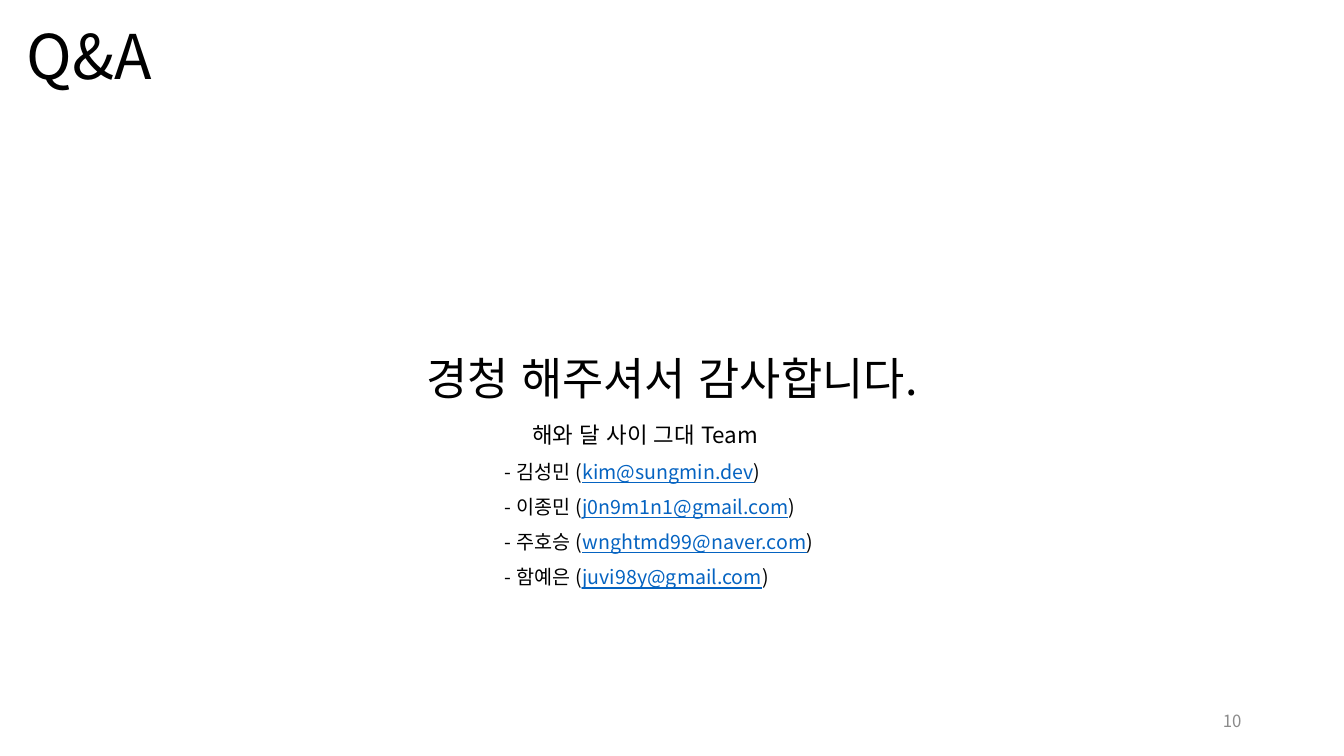
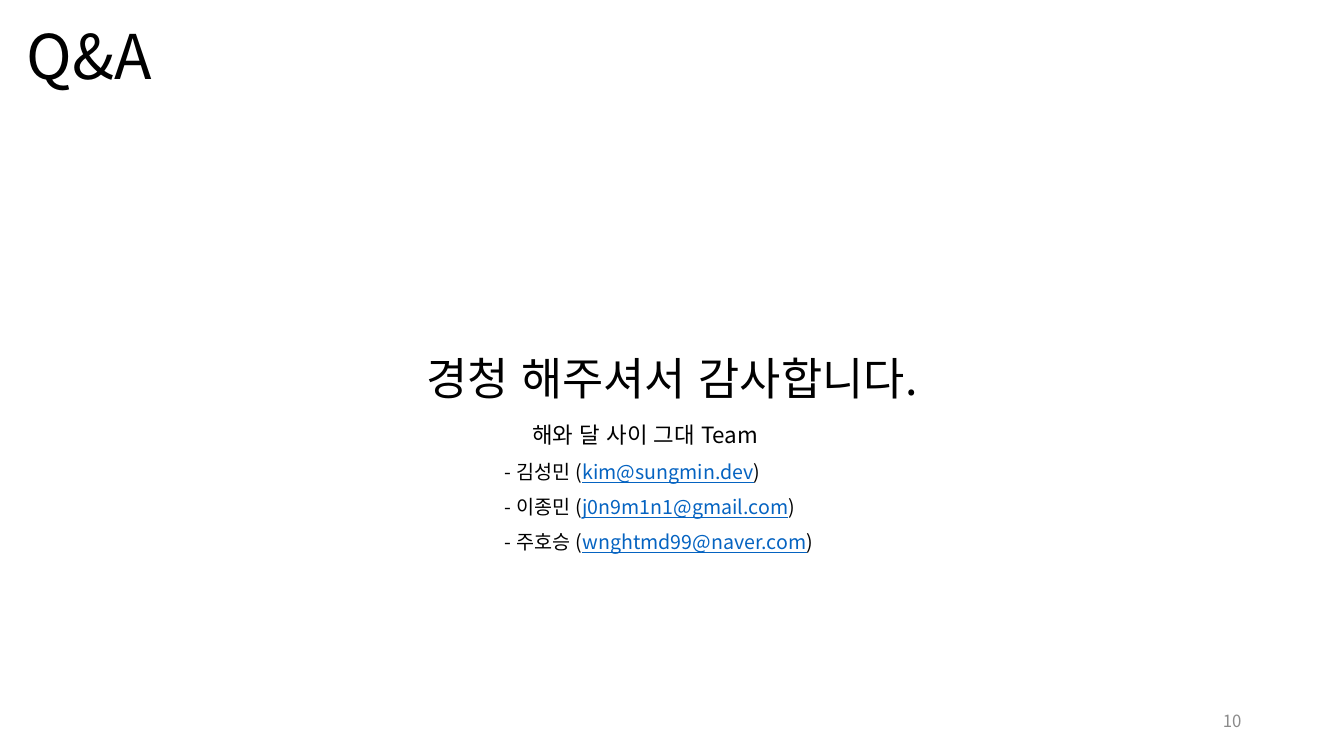
Before and after one commit to devsungmin/-Competition, a slide deck: slide 10 of 기상데이터분석 인공지능활용 창업경진대회 /중간 발표 자료/대전지역 폭염 예측 기술 _해와 달 사이 그대(선문대)_최종본.pptx. Drawn at 1344x756 pixels with LibreOffice and Linux fonts; fonts in the diff are those of the drawing. Boxes give left, top, right and bottom in pixels: in the first picture for what was removed or moved away, otherwise in the second. Text is boxed around its words. In the diff, an @@ line names an element or a change of style, - is before the commit and + after.

```diff
--- a/기상데이터분석 인공지능활용 창업경진대회 /중간 발표 자료/대전지역 폭염 예측 기술 _해와 달 사이 그대(선문대)_최종본.pptx
+++ b/기상데이터분석 인공지능활용 창업경진대회 /중간 발표 자료/대전지역 폭염 예측 기술 _해와 달 사이 그대(선문대)_최종본.pptx
@@ text at [516, 567, 769, 589]: paragraph removed @@
-- 함예은 (juvi98y@gmail.com)
```
Also in this commit, not shown: 2 other slides changed, 8 other files.
